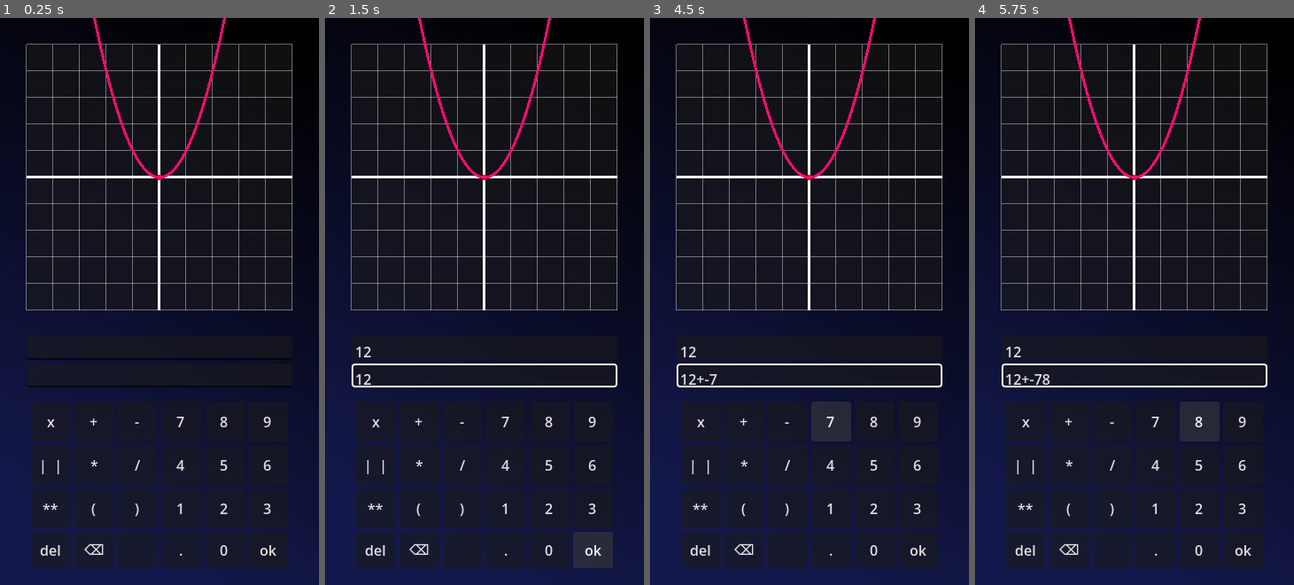
Above: before the commit, frames 1-4 (left to right).
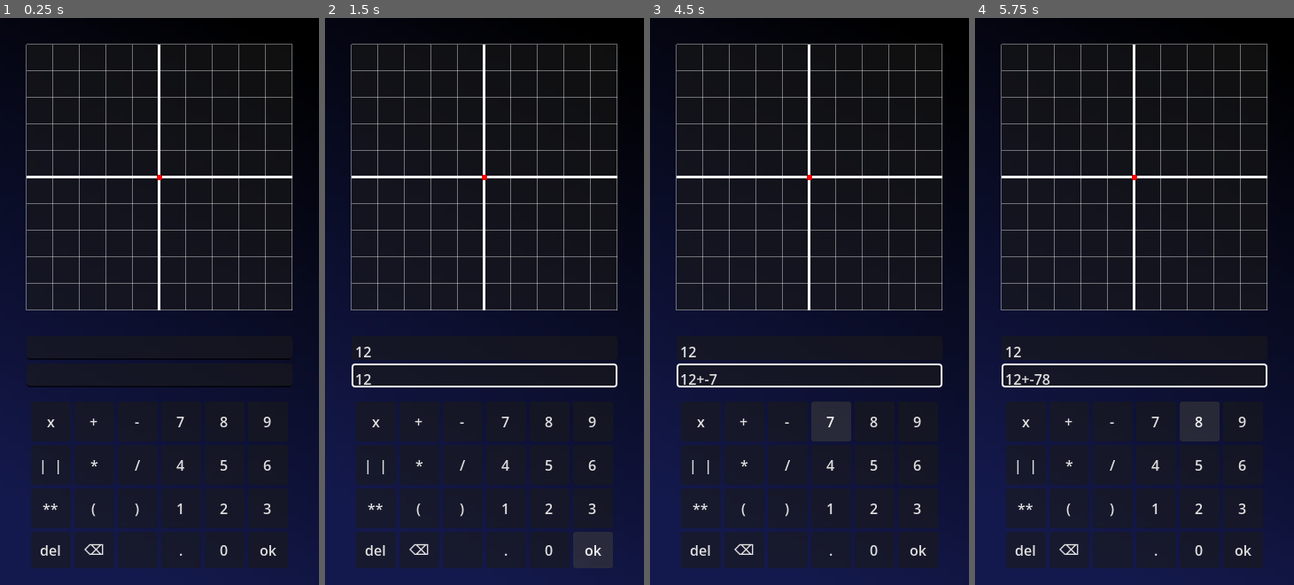
Above: after the commit, the same moments.

Repository: RafaelMVDev/funxy-ahsd-functions-learnings-app
Game: Godot game, scene res://jogo_tanaka.tscn
Same seed, same stepped clock (60 frames per second), same inputs: the game is played once before the commit and once after it. This scene is started directly instead of the project's main scene.
Inputs (mouse positions are in pixels of both pictures, inside the frame that each line leads up to):
- Up to frame 1 (0.25 s): no input
- Up to frame 2 (1.5 s): click (484, 346) at 0.52 s; type "12" at 0.6 s; click (484, 375) at 0.75 s; type "12" at 0.83 s; click "ok" at 1.25 s
- Up to frame 3 (4.5 s): click "ok" at 2 s; click "+" at 2.75 s; click "-" at 3.5 s; click "7" at 4.25 s
- Up to frame 4 (5.75 s): click "8" at 5 s

The runs differ from the first frame. In frame 1, 0.5% of the frame differs, in the area x 29-71%, y 0-29%; in frame 2, 0.5%; in frame 3, 0.5%; in frame 4, 0.5%.

Commit message:
correção do escopo da função

Diff:
--- a/fun-xy/grafico.gd
+++ b/fun-xy/grafico.gd
@@ -10,7 +10,6 @@
 var ponto_central: Vector2
 var escala_pixel: float
 
-# Guardamos o alcance matemático do eixo X para usar no cálculo
 var alcance_x_min: float = -5.0
 var alcance_x_max: float = 5.0
 
@@ -23,7 +22,7 @@
 	topo_y = PlanoCartesiano.origem.y
 	ponto_central = PlanoCartesiano.ponto_central
 
-	# Pega os valores reais da malha se existirem
+
 	if Malha:
 		alcance_x_min = Malha.alcance_x.x
 		alcance_x_max = Malha.alcance_x.y
@@ -31,11 +30,8 @@
 	else:
 		escala_pixel = 30.0
 
-	# Desenha uma função inicial de exemplo (opcional)
-	atualizar_grafico("x * x")
 
 func atualizar_grafico(expressao_str: String):
-	# Usa o alcance da malha para definir o x_min e x_max do gráfico
 	var lista_de_pontos = calcular_pontos_funcao(expressao_str, alcance_x_min, alcance_x_max, 200)
 
 	if not lista_de_pontos.is_empty():
@@ -55,13 +51,10 @@
 		var x_matematico = x_min + (i * passo_x)
 		var y_matematico = expr.execute([x_matematico])
 
-		# CONVERSÃO PARA PIXELS DO PLANO CARTESIANO:
-		# Transforma a coordenada matemática (x, y) em coordenadas de tela baseadas no ponto central
 		var pixel_x = ponto_central.x + (x_matematico * escala_pixel)
-		var pixel_y = ponto_central.y - (y_matematico * escala_pixel) # Invertido porque o Y do Godot cresce para baixo
+		var pixel_y = ponto_central.y - (y_matematico * escala_pixel)
 
-		# Opcional: filtrar pontos que fogem muito dos limites visuais do plano
-		if pixel_y >= topo_y - 200 and pixel_y <= limite_y + 200:
+		if pixel_y >= topo_y and pixel_y <= limite_y:
 			pontos.append(Vector2(pixel_x, pixel_y))
 
 	return pontos
